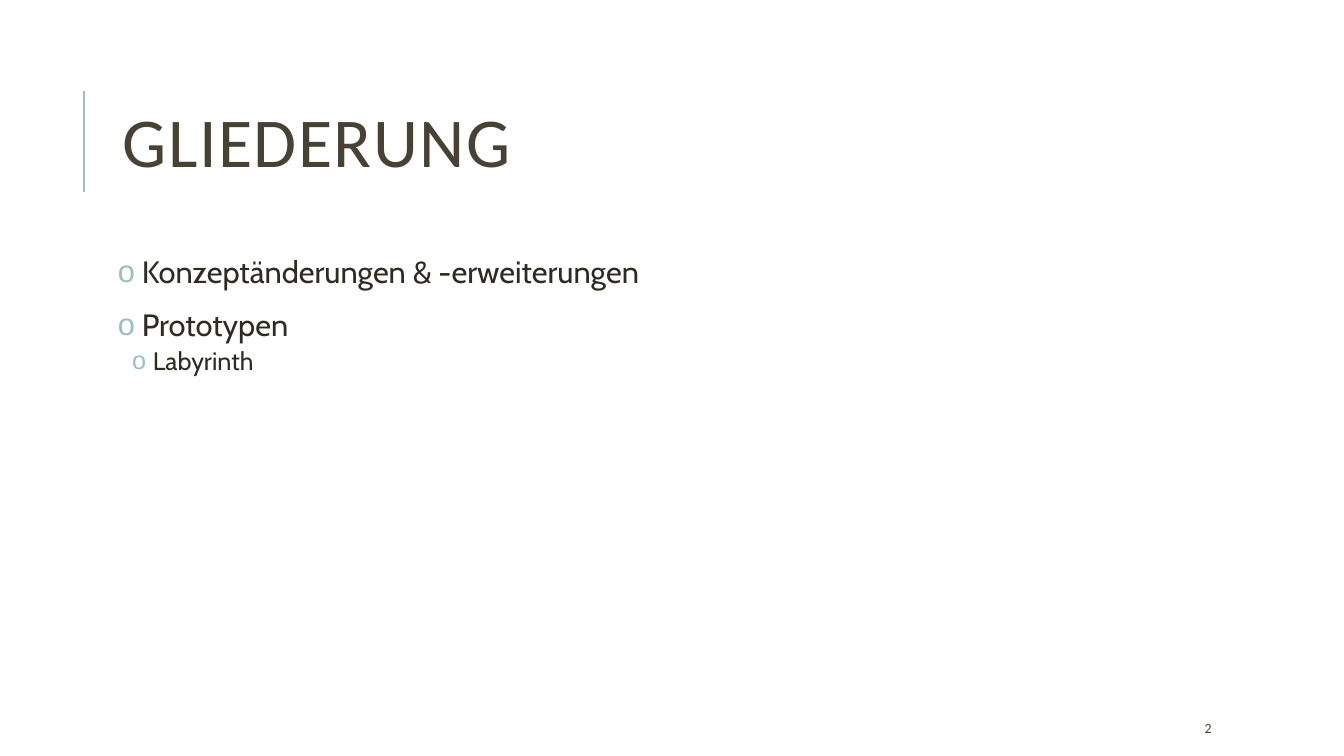
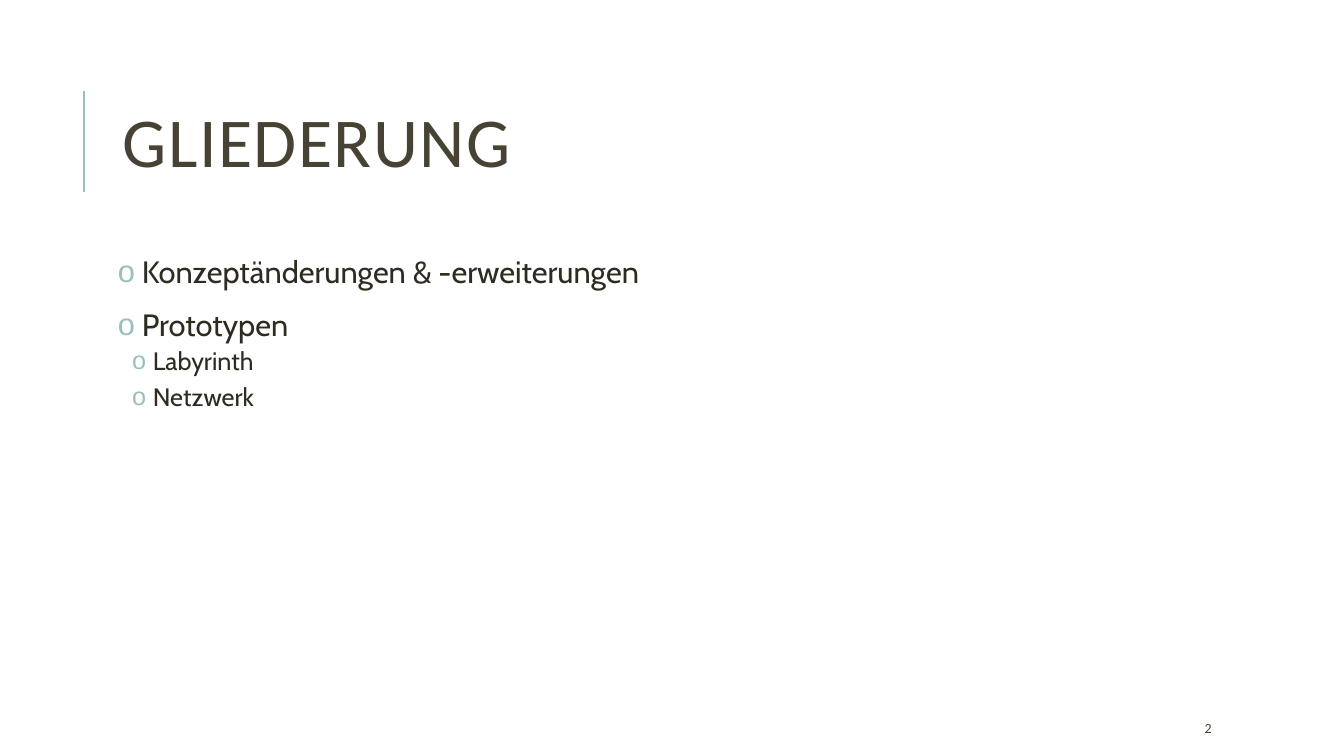
Before and after one commit to philipp-roscher/kpmi-15-2, a slide deck: slide 2 of ProofOfConcept.pptx. Drawn at 1344x756 pixels with LibreOffice and Linux fonts; fonts in the diff are those of the drawing. Boxes give left, top, right and bottom in pixels: in the first picture for what was removed or moved away, otherwise in the second. Text is boxed around its words. In the diff, an @@ line names an element or a change of style, - is before the commit and + after.

Commit message:
Netzwerk zum Inhaltsverzeichnis hinzugefügt

```diff
--- a/ProofOfConcept.pptx
+++ b/ProofOfConcept.pptx
@@ text at [153, 387, 254, 407]: paragraph added @@
+  o Netzwerk
```
Also in this commit, not shown: 1 other slide changed.
